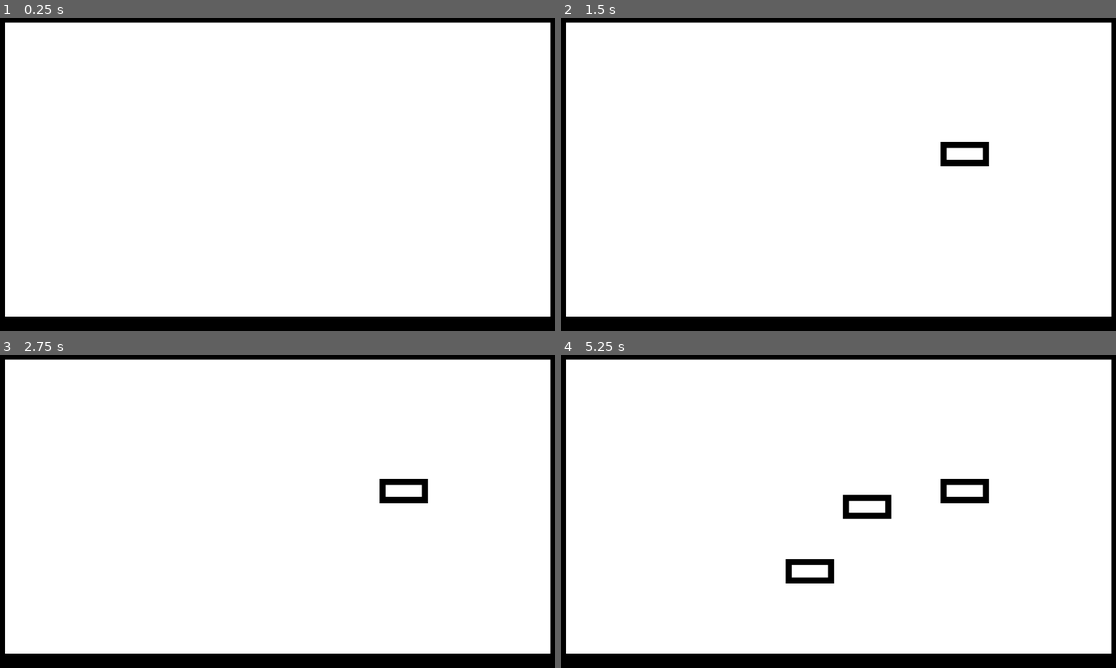
Above: before the commit, frames 1-4 (two rows, left to right).
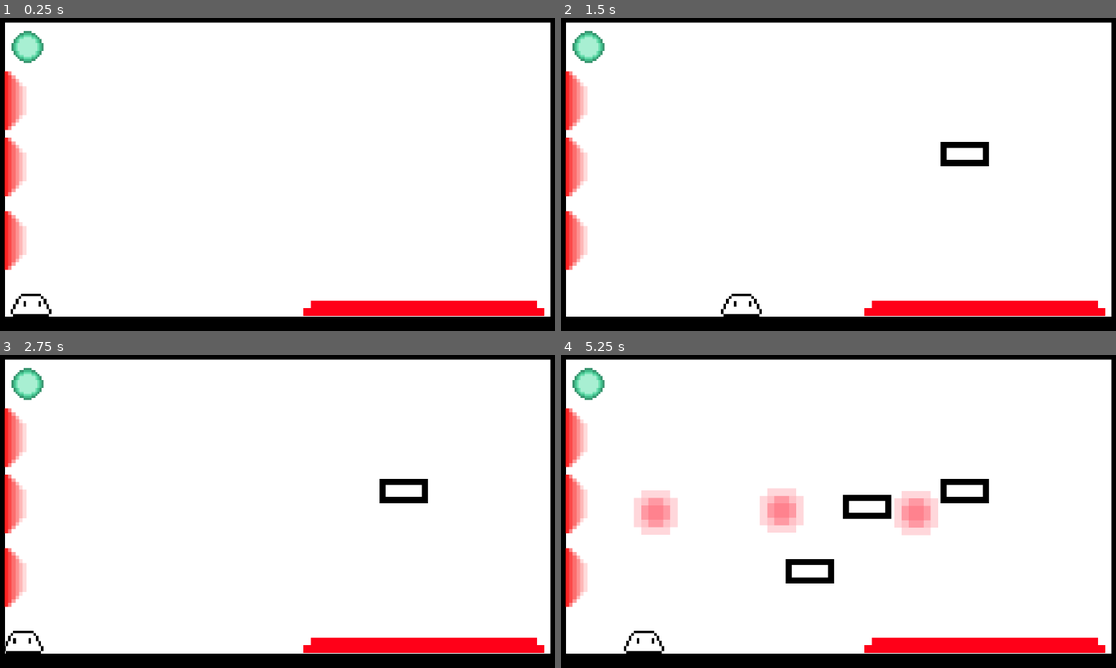
Above: after the commit, the same moments.

Repository: FireEntity1/doodle-dash
Game: Godot game, scene res://levels/level2.tscn
Same seed, same stepped clock (60 frames per second), same inputs: the game is played once before the commit and once after it. This scene is started directly instead of the project's main scene.
Inputs (mouse positions are in pixels of both pictures, inside the frame that each line leads up to):
- Up to frame 1 (0.25 s): no input
- Up to frame 2 (1.5 s): tap Enter at 0.5 s; move the mouse to (966, 152) at 0.52 s; hold D (right) from 0.53 s (still down); tap S (slam) at 0.6, 1.35 s; click (966, 152) at 0.67 s; tap Space (jump) at 0.77 s; move the mouse to (721, 187) at 1.27 s
- Up to frame 3 (2.75 s): tap Space (jump) at 1.52 s; move the mouse to (333, 436) at 2.02 s; release D (right) at 2.03 s; hold A (left) from 2.03 s (still down); tap S (slam) at 2.1 s
- Up to frame 4 (5.25 s): move the mouse to (810, 570) at 2.77 s; release A (left) at 2.78 s; hold D (right) 2.78-4.28 s; tap S (slam) every 0.75 s from 2.85 to 5.1 s; click (810, 570) at 2.92 s; tap Space (jump) at 3.02, 3.77, 4.52 s; move the mouse to (1010, 555) at 3.52 s; move the mouse to (666, 458) at 4.27 s; hold A (left) 4.28-5.03 s; move the mouse to (866, 508) at 5.02 s; hold D (right) from 5.03 s (still down); click (866, 508) at 5.17 s

The runs differ from the first frame. In frame 1, 4.5% of the frame differs, in the area x 0-99%, y 4-96%; in frame 2, 4.5%; in frame 3, 4.5%; in frame 4, 7.5%.

Commit message:
Level 2 + Reset components

Diff:
--- /dev/null
+++ b/components/ball.tscn
@@ -0,0 +1,22 @@
+[gd_scene load_steps=4 format=3 uid="uid://reeihtsiv7ao"]
+
+[ext_resource type="Texture2D" uid="uid://2f4ks7sg6byg" path="res://sprites/deathBall.png" id="1_151qg"]
+[ext_resource type="Script" path="res://scripts/ball.gd" id="1_f3rsm"]
+
+[sub_resource type="CircleShape2D" id="CircleShape2D_i5n4q"]
+radius = 45.0111
+
+[node name="ball" type="Node2D"]
+script = ExtResource("1_f3rsm")
+
+[node name="area" type="Area2D" parent="."]
+
+[node name="sprite" type="Sprite2D" parent="area"]
+position = Vector2(-1, 2)
+scale = Vector2(14.7463, 14.7463)
+texture = ExtResource("1_151qg")
+
+[node name="CollisionShape2D" type="CollisionShape2D" parent="area"]
+shape = SubResource("CircleShape2D_i5n4q")
+
+[connection signal="body_entered" from="area" to="." method="_on_area_body_entered"]
--- /dev/null
+++ b/components/ballspawner.tscn
@@ -0,0 +1,12 @@
+[gd_scene load_steps=2 format=3 uid="uid://cm2m7t0d5jxmk"]
+
+[ext_resource type="Script" path="res://scripts/ballspawner.gd" id="1_oy322"]
+
+[node name="ballspawner" type="Node2D"]
+script = ExtResource("1_oy322")
+
+[node name="Timer" type="Timer" parent="."]
+wait_time = 0.5
+autostart = true
+
+[connection signal="timeout" from="Timer" to="." method="_on_timer_timeout"]
--- /dev/null
+++ b/components/deadzone.tscn
@@ -0,0 +1,23 @@
+[gd_scene load_steps=4 format=3 uid="uid://tlp040a7lsyw"]
+
+[ext_resource type="Texture2D" uid="uid://b5psdmjel871o" path="res://sprites/death.png" id="1_a08hl"]
+[ext_resource type="Script" path="res://scripts/deadzone.gd" id="1_ho8p4"]
+
+[sub_resource type="RectangleShape2D" id="RectangleShape2D_fyux8"]
+size = Vector2(116, 37)
+
+[node name="deadZone" type="Node2D"]
+script = ExtResource("1_ho8p4")
+
+[node name="area" type="Area2D" parent="."]
+scale = Vector2(7.31818, 7.31818)
+
+[node name="sprite" type="Sprite2D" parent="area"]
+texture = ExtResource("1_a08hl")
+
+[node name="collision" type="CollisionShape2D" parent="area"]
+position = Vector2(2.60632e-07, 1.43478)
+scale = Vector2(0.136646, 0.136646)
+shape = SubResource("RectangleShape2D_fyux8")
+
+[connection signal="body_entered" from="area" to="." method="_on_area_body_entered"]
--- /dev/null
+++ b/components/deadzoneLong.tscn
@@ -0,0 +1,27 @@
+[gd_scene load_steps=4 format=3 uid="uid://be43774vddut6"]
+
+[ext_resource type="Script" path="res://scripts/deadzone.gd" id="1_8td5g"]
+[ext_resource type="Texture2D" uid="uid://dj61lwbktylr0" path="res://sprites/deathLong.png" id="1_si1sl"]
+
+[sub_resource type="RectangleShape2D" id="RectangleShape2D_cl4pu"]
+size = Vector2(176.723, 11.1974)
+
+[node name="deadzoneLong" type="Node2D"]
+scale = Vector2(2.73875, 2.73875)
+script = ExtResource("1_8td5g")
+
+[node name="area" type="Area2D" parent="."]
+position = Vector2(-1, -3)
+scale = Vector2(7.31818, 7.31818)
+
+[node name="collision" type="CollisionShape2D" parent="area"]
+position = Vector2(0.336221, 2.27264)
+scale = Vector2(0.136646, 0.136646)
+shape = SubResource("RectangleShape2D_cl4pu")
+
+[node name="sprite" type="Sprite2D" parent="area"]
+position = Vector2(0.33622, 0.0606842)
+scale = Vector2(0.755708, 0.755708)
+texture = ExtResource("1_si1sl")
+
+[connection signal="body_entered" from="area" to="." method="_on_area_body_entered"]
--- a/levels/level1.tscn
+++ b/levels/level1.tscn
@@ -1,8 +1,9 @@
-[gd_scene load_steps=4 format=3 uid="uid://cjqtdsj3p14yx"]
+[gd_scene load_steps=5 format=3 uid="uid://cjqtdsj3p14yx"]
 
 [ext_resource type="PackedScene" uid="uid://bv7rb008ohib4" path="res://components/base-bg.tscn" id="1_no45u"]
 [ext_resource type="PackedScene" uid="uid://b2oxusq21igbr" path="res://components/player.tscn" id="2_sb7ms"]
 [ext_resource type="PackedScene" uid="uid://s2owvlljyh8x" path="res://components/endCoin.tscn" id="3_papm0"]
+[ext_resource type="PackedScene" uid="uid://be43774vddut6" path="res://components/deadzoneLong.tscn" id="4_6v35u"]
 
 [node name="level1" type="Node2D"]
 
@@ -14,3 +15,9 @@
 
 [node name="coin" parent="." instance=ExtResource("3_papm0")]
 position = Vector2(1053, 96)
+
+[node name="deadzoneLong" parent="." instance=ExtResource("4_6v35u")]
+position = Vector2(457, 567)
+
+[node name="deadzoneLong2" parent="." instance=ExtResource("4_6v35u")]
+position = Vector2(867, 567)
--- a/levels/level2.tscn
+++ b/levels/level2.tscn
@@ -1,9 +1,44 @@
-[gd_scene load_steps=2 format=3 uid="uid://dv0q2c5etsl6"]
+[gd_scene load_steps=7 format=3 uid="uid://dv0q2c5etsl6"]
 
 [ext_resource type="PackedScene" uid="uid://bv7rb008ohib4" path="res://components/base-bg.tscn" id="1_ckcgv"]
+[ext_resource type="PackedScene" uid="uid://b2oxusq21igbr" path="res://components/player.tscn" id="2_l885x"]
+[ext_resource type="PackedScene" uid="uid://s2owvlljyh8x" path="res://components/endCoin.tscn" id="3_2t858"]
+[ext_resource type="PackedScene" uid="uid://tlp040a7lsyw" path="res://components/deadzone.tscn" id="4_nq0l8"]
+[ext_resource type="PackedScene" uid="uid://cm2m7t0d5jxmk" path="res://components/ballspawner.tscn" id="5_2mqs5"]
+[ext_resource type="PackedScene" uid="uid://be43774vddut6" path="res://components/deadzoneLong.tscn" id="6_cxf0b"]
 
 [node name="level2" type="Node2D"]
 position = Vector2(12, 1)
 
 [node name="Base-bg" parent="." instance=ExtResource("1_ckcgv")]
 position = Vector2(-12, -1)
+
+[node name="Player" parent="." instance=ExtResource("2_l885x")]
+position = Vector2(69, 584)
+
+[node name="coin" parent="." instance=ExtResource("3_2t858")]
+position = Vector2(62, 76)
+
+[node name="deadZone" parent="." instance=ExtResource("4_nq0l8")]
+position = Vector2(45, 317)
+rotation = 1.5708
+
+[node name="deadZone2" parent="." instance=ExtResource("4_nq0l8")]
+position = Vector2(45, 184)
+rotation = 1.5708
+
+[node name="deadZone3" parent="." instance=ExtResource("4_nq0l8")]
+position = Vector2(45, 465)
+rotation = 1.5708
+
+[node name="ballspawner" parent="." instance=ExtResource("5_2mqs5")]
+position = Vector2(198, 195)
+
+[node name="ballspawner2" parent="." instance=ExtResource("5_2mqs5")]
+position = Vector2(451, 191)
+
+[node name="ballspawner3" parent="." instance=ExtResource("5_2mqs5")]
+position = Vector2(721, 196)
+
+[node name="deadzoneLong" parent="." instance=ExtResource("6_cxf0b")]
+position = Vector2(854, 563)
--- /dev/null
+++ b/scripts/ball.gd
@@ -0,0 +1,17 @@
+extends Node2D
+
+var gravity = ProjectSettings.get_setting("physics/2d/default_gravity")
+
+# Called when the node enters the scene tree for the first time.
+func _ready():
+	pass # Replace with function body.
+
+
+# Called every frame. 'delta' is the elapsed time since the previous frame.
+func _process(delta):
+	self.position.y += gravity*delta*0.5
+
+
+func _on_area_body_entered(body):
+	if body is CharacterBody2D:
+		body.die()
--- /dev/null
+++ b/scripts/ballspawner.gd
@@ -0,0 +1,23 @@
+extends Node2D
+
+var ball = preload("res://components/ball.tscn")
+var pos = self.position
+
+# Called when the node enters the scene tree for the first time.
+func _ready():
+	pass # Replace with function body.
+
+
+# Called every frame. 'delta' is the elapsed time since the previous frame.
+func _process(delta):
+	pass
+
+func spawnBall(position):
+	var instance = ball.instantiate()
+	instance.position = position
+	add_child(instance)
+
+
+func _on_timer_timeout():
+	spawnBall(pos)
+	$Timer.start(1.5)
--- /dev/null
+++ b/scripts/deadzone.gd
@@ -0,0 +1,17 @@
+extends Node2D
+
+var gravity = ProjectSettings.get_setting("physics/2d/default_gravity")
+
+# Called when the node enters the scene tree for the first time.
+func _ready():
+	pass # Replace with function body.
+
+
+# Called every frame. 'delta' is the elapsed time since the previous frame.
+func _process(delta):
+	pass
+
+
+func _on_area_body_entered(body):
+	if body is CharacterBody2D:
+		body.die()
--- a/scripts/player.gd
+++ b/scripts/player.gd
@@ -3,9 +3,12 @@
 
 const SPEED = 300
 const JUMP_VELOCITY = -800
+var spawn
 
 var gravity = ProjectSettings.get_setting("physics/2d/default_gravity")
 
+func _ready():
+	spawn = self.position
 
 func _physics_process(delta):
 	if not is_on_floor():
@@ -32,3 +35,6 @@
 		velocity.x = move_toward(velocity.x, 0, SPEED/3.5)
 
 	move_and_slide()
+
+func die():
+	self.position = spawn
Binary file added: sprites/death.png
Not shown, added: sprites/death.png.import
Binary file added: sprites/deathBall.png
Not shown, added: sprites/deathBall.png.import
Binary file added: sprites/deathLong.png
Not shown, added: sprites/deathLong.png.import
